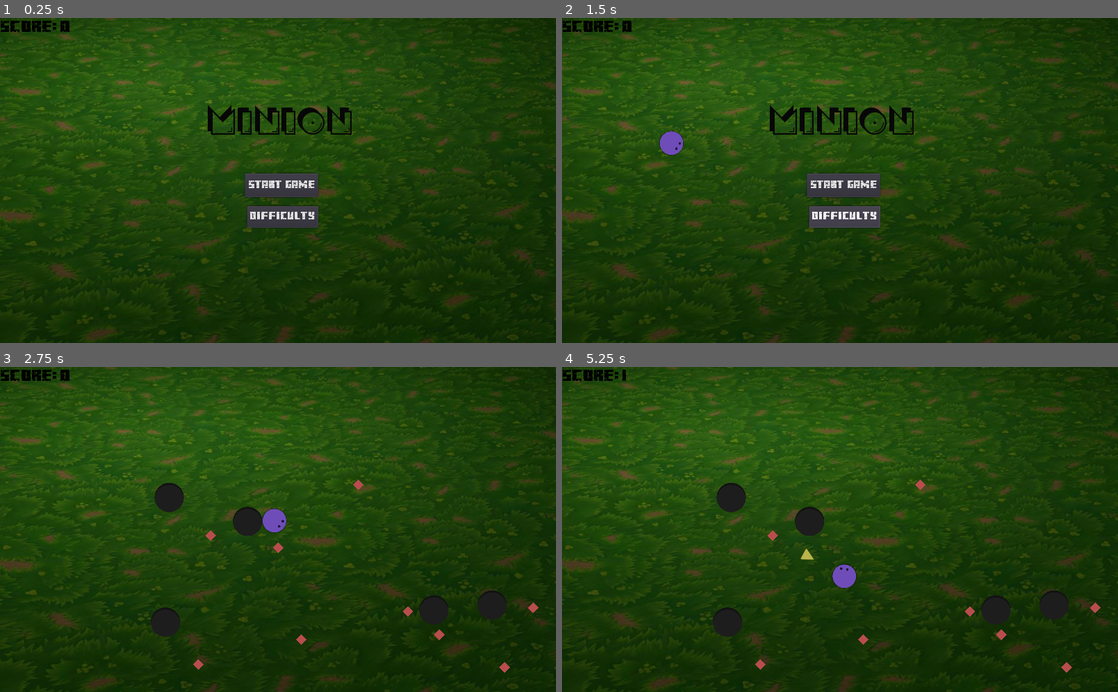
Above: before the commit, frames 1-4 (two rows, left to right).
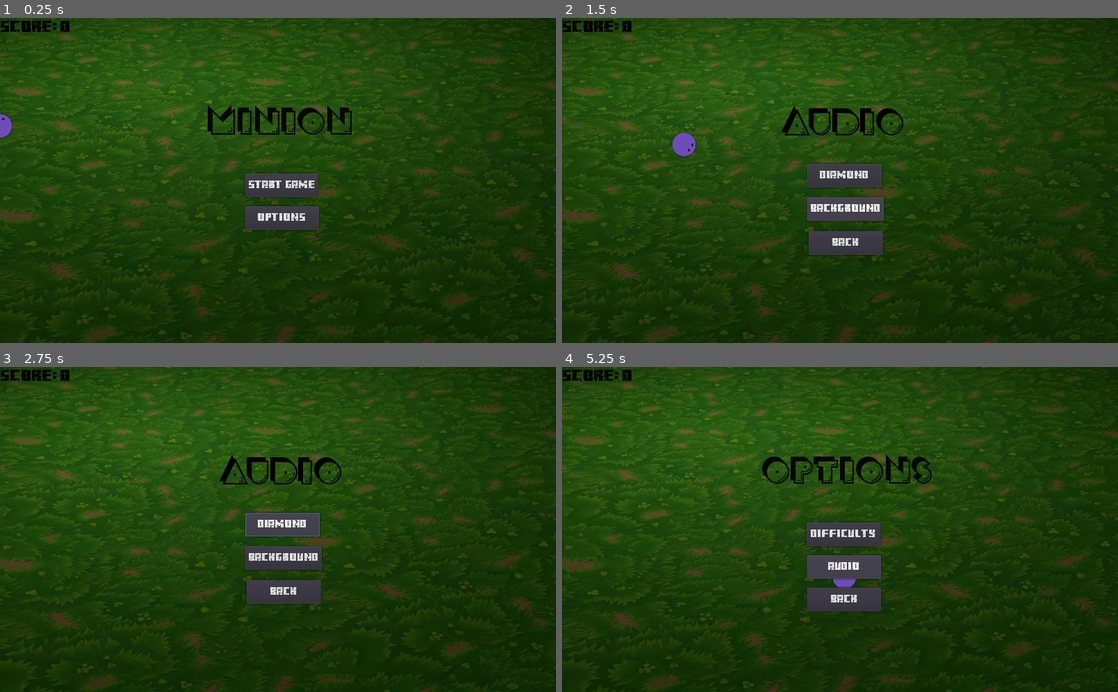
Above: after the commit, the same moments.

Repository: SGuille/minion1
Game: Godot game, scene res://Main.tscn
Same seed, same stepped clock (60 frames per second), same inputs: the game is played once before the commit and once after it.
Inputs (mouse positions are in pixels of both pictures, inside the frame that each line leads up to):
- Up to frame 1 (0.25 s): no input
- Up to frame 2 (1.5 s): click (845, 216) at 0.5 s, where only the run before the commit has a clickable "Difficulty"; click (845, 219) at 1.25 s, where only the run after the commit has a clickable "Audio"
- Up to frame 3 (2.75 s): click (283, 526) at 2 s, where only the run after the commit has a clickable "Diamond"
- Up to frame 4 (5.25 s): click (845, 558) at 2.75 s, where only the run after the commit has a clickable "Background"; click (845, 591) at 3.5 s, where only the run after the commit has a clickable "Back"; click (845, 601) at 4.25 s, where only the run after the commit has a clickable "Back"; click (845, 568) at 5 s, where only the run after the commit has a clickable "Options"

The runs differ from the first frame. In frame 1, 0.5% of the frame differs, in the area x 0-58%, y 29-66%; in frame 2, 4.5%; in frame 3, 5.3%; in frame 4, 5.7%, in the area x 10-97%, y 0-95%.

Commit message:
minion1 terminado

Diff:
--- /dev/null
+++ b/AudioHUD.gd
@@ -0,0 +1,13 @@
+extends CanvasLayer
+
+func _hide():
+	$DiamondSoundBtn.visible = false
+	$BackgroundSoundBtn.visible = false
+	$AudioLabel.visible = false
+	$BackButtonAudio.visible = false
+
+func _show():
+	$DiamondSoundBtn.visible = true
+	$BackgroundSoundBtn.visible = true
+	$AudioLabel.visible = true
+	$BackButtonAudio.visible = true
--- a/Enemy.gd
+++ b/Enemy.gd
@@ -4,6 +4,7 @@
 signal hit
 export var speed = 50
 export var player_position : Vector2
+export(float) var friction = 0.9
 
 func _process(delta):
 	_follow_the_player()
@@ -15,7 +16,11 @@
 	var direction = player_position - position
 	var normalized_direction = direction.normalized()
 	var velocity = normalized_direction * speed
+	#velocity *= friction
+	#if velocity.length() < 1:
+	#	velocity = Vector2.ZERO
 	move_and_slide(velocity)
+	#move_and_slide(velocity, Vector2.ZERO, false, 4, PI/4, false)
 	for i in get_slide_count():
 		var collision = get_slide_collision(i)
 		if (collision.collider.name == "Player"):
--- a/GameOverHUD.gd
+++ b/GameOverHUD.gd
@@ -5,8 +5,8 @@
 
 func _hide():
 	$GameOver.visible = false
-	$NewGame.visible = false
+	$Menu.visible = false
 
 func _show():
 	$GameOver.visible = true
-	$NewGame.visible = true
+	$Menu.visible = true
--- a/Main.gd
+++ b/Main.gd
@@ -4,35 +4,42 @@
 export (PackedScene) var Hole
 export (PackedScene) var Diamond
 
+var score = 0
+var diamond_shown = 0
+var max_enemies = 30
+var max_diamond = 15
+var holes = []
+var diamond_list = []
+var holes_position = []
 var active_enemies = []
-var max_enemies = 30
-var holes = []
-var holes_position = []
-var score = 0
-var max_diamond = 10
-var diamond_shown = 0
-var diamond_list = []
 
-func _process(delta):
+func _process(_delta):
+	_follow_player()
+
+func _follow_player():
 	for enemy in active_enemies:
 		if (enemy != null):
 			enemy.player_position = $Player.position
 
-func _on_NewGame_pressed():
+func _on_StartGame_pressed():
+	max_diamond = 15
+	diamond_shown = 0
+	score = 0
+	$Score.text = str(score)
 	$WelcomeHUD._hide()
-	score = 0
-	max_diamond = 10
-	diamond_shown = 0
 	$DiamondTimer.start()
+	$Enemies.start()
+	if (!$BackgroundSound.playing && $WelcomeHUD/OptionsHUD.backgroundSound):
+		$BackgroundSound.play()
+	_show_player()
+	_spawn_diamonds()
+	_show_holes()
+
+func _on_Menu_pressed():
 	$GameOverHUD._hide()
-	$Enemies.start()
 	$GamerOverSound.stop()
-	if (!$BackgroundSound.playing):
-		$BackgroundSound.play()
-	$Score.text = str(score)
-	_show_player()
-	_spawn_diamond()
-	_show_holes()
+	$WelcomeHUD._show()
+	$Score.text = str(0)
 
 func _show_enemy():
 	randomize()
@@ -41,7 +48,7 @@
 	enemy.position = holes_position[position]
 	enemy.connect("hit", self, "_on_Player_hit")
 	enemy.connect("die", self, "_on_enemy_dead")
-	enemy.speed = enemy.speed * $WelcomeHUD.dificulty
+	enemy.speed = enemy.speed * $WelcomeHUD/OptionsHUD.dificulty
 	add_child(enemy)
 	active_enemies.append(enemy)
 
@@ -57,31 +64,27 @@
 	$GamerOverSound.play()
 	$BackgroundSound.stop()
 	$GameOverHUD._show()
-	_clean_holes_and_triangles()
+	_clean_all_elements()
 
-func _clean_holes_and_triangles():
-	for item in active_enemies:
-		item.hide()
-		item.set_deferred("disabled", true)
-		item.queue_free()
+func _clean_all_elements():
+	var array = [holes, active_enemies, diamond_list]
+	for elements in array: _clean_elements(elements)
+	holes = []
+	diamond_list = []
 	active_enemies = []
-	for item in holes:
-		item.hide()
-		item.set_deferred("disabled", true)
-		item.queue_free()
-	holes = []
-	for item in diamond_list:
-		item.hide()
-		item.set_deferred("disabled", true)
-		item.queue_free()
-	diamond_list = []
 	holes_position = []
 	$Player.hide()
 	$DiamondTimer.stop()
 	$Enemies.stop()
 
+func _clean_elements(elements):
+	for element in elements:
+			element.hide()
+			element.set_deferred("disabled", true)
+			element.queue_free()
+
 func _show_holes():
-	for i in range(0,5):
+	for _i in range(5):
 		var screen_size = get_viewport().get_visible_rect().size
 		var hole = Hole.instance()
 		randomize()
@@ -93,26 +96,24 @@
 		add_child(hole)
 		holes.append(hole)
 
-func _spawn_diamond():
-	for i in range(0, max_diamond):
-		_instatiate_diamond()
+func _spawn_diamonds():
+	for _i in range(max_diamond):
+		_spawn_diamond()
 
 func _on_enemy_dead(body):
 	active_enemies.erase(body)
 
-
 func _on_Diamond_timeout():
 	var diamond_left = max_diamond - diamond_shown
-	for i in range(0, diamond_left):
-		_instatiate_diamond()
+	for _i in range(diamond_left):
+		_spawn_diamond()
 
-func _instatiate_diamond():
+func _spawn_diamond():
 	var screen_size = get_viewport().get_visible_rect().size
 	var diamond = Diamond.instance()
 	diamond.connect("body_entered", self, "_on_diamond_eaten")
 	randomize()
 	var x = rand_range(0,screen_size.x)
-	randomize()
 	var y = rand_range(0,screen_size.y)
 	diamond.position.x = x
 	diamond.position.y = y
@@ -122,7 +123,7 @@
 
 func _on_diamond_eaten(body):
 	if body.name == "Player":
-		$DiamondSound.play()
+		if $WelcomeHUD/OptionsHUD.diamondSound: $DiamondSound.play()
 		diamond_shown -= 1
 		score += 1
 		$Score.text = str(score)
--- a/Main.tscn
+++ b/Main.tscn
@@ -11,6 +11,8 @@
 [ext_resource path="res://assets/background/texture2.jpg" type="Texture" id=9]
 [ext_resource path="res://DifficultyHUD.gd" type="Script" id=10]
 [ext_resource path="res://WelcomeHUD.gd" type="Script" id=11]
+[ext_resource path="res://OptionsHUD.gd" type="Script" id=12]
+[ext_resource path="res://AudioHUD.gd" type="Script" id=13]
 [ext_resource path="res://GameOverHUD.gd" type="Script" id=14]
 [ext_resource path="res://fonts/crackman/crackman.ttf" type="DynamicFontData" id=15]
 [ext_resource path="res://fonts/minecraft-evenings/Minecraft Evenings.otf" type="DynamicFontData" id=16]
@@ -36,7 +38,7 @@
 font_data = ExtResource( 16 )
 
 [sub_resource type="DynamicFont" id=6]
-size = 50
+size = 70
 outline_color = Color( 0.968627, 0.980392, 0.980392, 1 )
 font_data = ExtResource( 15 )
 
@@ -85,14 +87,14 @@
 "_edit_use_anchors_": false
 }
 
-[node name="NewGame" type="Button" parent="GameOverHUD"]
-visible = false
-margin_left = 451.0
-margin_top = 350.0
-margin_right = 575.0
-margin_bottom = 395.0
+[node name="Menu" type="Button" parent="GameOverHUD"]
+visible = false
+margin_left = 494.45
+margin_top = 343.353
+margin_right = 574.45
+margin_bottom = 387.353
 custom_fonts/font = SubResource( 2 )
-text = "New Game"
+text = "Menu"
 __meta__ = {
 "_edit_use_anchors_": false
 }
@@ -123,26 +125,78 @@
 "_edit_use_anchors_": false
 }
 
-[node name="DifficultyButton" type="Button" parent="WelcomeHUD"]
-margin_left = 455.0
+[node name="OptionsButton" type="Button" parent="WelcomeHUD"]
+margin_left = 451.031
 margin_top = 347.0
-margin_right = 585.0
-margin_bottom = 387.0
+margin_right = 588.031
+margin_bottom = 391.0
+custom_fonts/font = SubResource( 5 )
+text = "Options"
+__meta__ = {
+"_edit_use_anchors_": false
+}
+
+[node name="OptionsHUD" type="CanvasLayer" parent="WelcomeHUD"]
+script = ExtResource( 12 )
+
+[node name="OptionName" type="Label" parent="WelcomeHUD/OptionsHUD"]
+visible = false
+modulate = Color( 0.0313726, 0.0313726, 0.0313726, 1 )
+margin_left = 366.507
+margin_top = 150.0
+margin_right = 679.507
+margin_bottom = 235.0
+custom_fonts/font = SubResource( 3 )
+text = "Options"
+__meta__ = {
+"_edit_use_anchors_": false
+}
+
+[node name="DifficultyButton" type="Button" parent="WelcomeHUD/OptionsHUD"]
+visible = false
+margin_left = 450.238
+margin_top = 286.679
+margin_right = 587.238
+margin_bottom = 330.679
 custom_fonts/font = SubResource( 5 )
 text = "Difficulty"
 __meta__ = {
 "_edit_use_anchors_": false
 }
 
-[node name="DifficultyHUD" type="CanvasLayer" parent="WelcomeHUD"]
+[node name="AudioButton" type="Button" parent="WelcomeHUD/OptionsHUD"]
+visible = false
+margin_left = 451.031
+margin_top = 347.0
+margin_right = 588.031
+margin_bottom = 391.0
+custom_fonts/font = SubResource( 5 )
+text = "Audio"
+__meta__ = {
+"_edit_use_anchors_": false
+}
+
+[node name="BackButton" type="Button" parent="WelcomeHUD/OptionsHUD"]
+visible = false
+margin_left = 451.031
+margin_top = 407.321
+margin_right = 588.031
+margin_bottom = 451.321
+custom_fonts/font = SubResource( 5 )
+text = "Back"
+__meta__ = {
+"_edit_use_anchors_": false
+}
+
+[node name="DifficultyHUD" type="CanvasLayer" parent="WelcomeHUD/OptionsHUD"]
 script = ExtResource( 10 )
 
-[node name="DifficultyLabel" type="Label" parent="WelcomeHUD/DifficultyHUD"]
-visible = false
-margin_left = 380.0
-margin_top = 170.0
-margin_right = 683.0
-margin_bottom = 231.0
+[node name="DifficultyLabel" type="Label" parent="WelcomeHUD/OptionsHUD/DifficultyHUD"]
+visible = false
+margin_left = 312.535
+margin_top = 149.364
+margin_right = 728.535
+margin_bottom = 234.364
 custom_fonts/font = SubResource( 6 )
 custom_colors/font_color = Color( 0, 0, 0, 1 )
 text = "Difficulty"
@@ -150,12 +204,12 @@
 "_edit_use_anchors_": false
 }
 
-[node name="Easy" type="Button" parent="WelcomeHUD/DifficultyHUD"]
-visible = false
-margin_left = 486.0
-margin_top = 266.0
-margin_right = 540.0
-margin_bottom = 300.0
+[node name="Easy" type="Button" parent="WelcomeHUD/OptionsHUD/DifficultyHUD"]
+visible = false
+margin_left = 451.871
+margin_top = 269.175
+margin_right = 588.871
+margin_bottom = 313.175
 custom_fonts/font = SubResource( 7 )
 custom_colors/font_color = Color( 0.952941, 0.913725, 0.0588235, 1 )
 text = "Easy"
@@ -163,12 +217,12 @@
 "_edit_use_anchors_": false
 }
 
-[node name="Normal" type="Button" parent="WelcomeHUD/DifficultyHUD"]
-visible = false
-margin_left = 474.48
-margin_top = 315.0
-margin_right = 556.48
-margin_bottom = 349.0
+[node name="Normal" type="Button" parent="WelcomeHUD/OptionsHUD/DifficultyHUD"]
+visible = false
+margin_left = 451.463
+margin_top = 330.874
+margin_right = 588.463
+margin_bottom = 374.874
 custom_fonts/font = SubResource( 8 )
 custom_colors/font_color = Color( 0.168627, 0.698039, 0.278431, 1 )
 text = "Normal"
@@ -176,15 +230,67 @@
 "_edit_use_anchors_": false
 }
 
-[node name="Hard" type="Button" parent="WelcomeHUD/DifficultyHUD"]
-visible = false
-margin_left = 486.0
-margin_top = 363.014
-margin_right = 544.0
-margin_bottom = 397.014
+[node name="Hard" type="Button" parent="WelcomeHUD/OptionsHUD/DifficultyHUD"]
+visible = false
+margin_left = 451.077
+margin_top = 393.175
+margin_right = 588.077
+margin_bottom = 437.175
 custom_fonts/font = SubResource( 9 )
 custom_colors/font_color = Color( 0.65098, 0.12549, 0.12549, 1 )
 text = "Hard"
+__meta__ = {
+"_edit_use_anchors_": false
+}
+
+[node name="AudioHUD" type="CanvasLayer" parent="WelcomeHUD/OptionsHUD"]
+script = ExtResource( 13 )
+
+[node name="AudioLabel" type="Label" parent="WelcomeHUD/OptionsHUD/AudioHUD"]
+visible = false
+margin_left = 405.0
+margin_top = 151.0
+margin_right = 634.0
+margin_bottom = 236.0
+custom_fonts/font = SubResource( 6 )
+custom_colors/font_color = Color( 0, 0, 0, 1 )
+text = "Audio"
+__meta__ = {
+"_edit_use_anchors_": false
+}
+
+[node name="DiamondSoundBtn" type="Button" parent="WelcomeHUD/OptionsHUD/AudioHUD"]
+visible = false
+margin_left = 451.871
+margin_top = 269.175
+margin_right = 588.871
+margin_bottom = 313.175
+custom_fonts/font = SubResource( 7 )
+text = "Diamond"
+__meta__ = {
+"_edit_use_anchors_": false
+}
+
+[node name="BackgroundSoundBtn" type="Button" parent="WelcomeHUD/OptionsHUD/AudioHUD"]
+visible = false
+margin_left = 451.463
+margin_top = 330.874
+margin_right = 593.463
+margin_bottom = 374.874
+custom_fonts/font = SubResource( 8 )
+text = "Background"
+__meta__ = {
+"_edit_use_anchors_": false
+}
+
+[node name="BackButtonAudio" type="Button" parent="WelcomeHUD/OptionsHUD/AudioHUD"]
+visible = false
+margin_left = 454.206
+margin_top = 393.035
+margin_right = 591.206
+margin_bottom = 437.035
+custom_fonts/font = SubResource( 5 )
+text = "Back"
 __meta__ = {
 "_edit_use_anchors_": false
 }
@@ -238,12 +344,18 @@
 
 [node name="GamerOverSound" type="AudioStreamPlayer2D" parent="."]
 stream = ExtResource( 8 )
-[connection signal="pressed" from="GameOverHUD/NewGame" to="." method="_on_NewGame_pressed"]
-[connection signal="pressed" from="WelcomeHUD/StartGame" to="." method="_on_NewGame_pressed"]
-[connection signal="pressed" from="WelcomeHUD/DifficultyButton" to="WelcomeHUD" method="_on_DifficultyButton_pressed"]
-[connection signal="pressed" from="WelcomeHUD/DifficultyHUD/Easy" to="WelcomeHUD" method="_on_Easy_pressed"]
-[connection signal="pressed" from="WelcomeHUD/DifficultyHUD/Normal" to="WelcomeHUD" method="_on_Normal_pressed"]
-[connection signal="pressed" from="WelcomeHUD/DifficultyHUD/Hard" to="WelcomeHUD" method="_on_Hard_pressed"]
+[connection signal="pressed" from="GameOverHUD/Menu" to="." method="_on_Menu_pressed"]
+[connection signal="pressed" from="WelcomeHUD/StartGame" to="." method="_on_StartGame_pressed"]
+[connection signal="pressed" from="WelcomeHUD/OptionsButton" to="WelcomeHUD" method="_on_OptionsButton_pressed"]
+[connection signal="pressed" from="WelcomeHUD/OptionsHUD/DifficultyButton" to="WelcomeHUD/OptionsHUD" method="_on_DifficultyButton_pressed"]
+[connection signal="pressed" from="WelcomeHUD/OptionsHUD/AudioButton" to="WelcomeHUD/OptionsHUD" method="_on_AudioButton_pressed"]
+[connection signal="pressed" from="WelcomeHUD/OptionsHUD/BackButton" to="WelcomeHUD" method="_on_BackButton_pressed"]
+[connection signal="pressed" from="WelcomeHUD/OptionsHUD/DifficultyHUD/Easy" to="WelcomeHUD/OptionsHUD" method="_on_Easy_pressed"]
+[connection signal="pressed" from="WelcomeHUD/OptionsHUD/DifficultyHUD/Normal" to="WelcomeHUD/OptionsHUD" method="_on_Normal_pressed"]
+[connection signal="pressed" from="WelcomeHUD/OptionsHUD/DifficultyHUD/Hard" to="WelcomeHUD/OptionsHUD" method="_on_Hard_pressed"]
+[connection signal="pressed" from="WelcomeHUD/OptionsHUD/AudioHUD/DiamondSoundBtn" to="WelcomeHUD/OptionsHUD" method="_on_DiamondSoundBtn_pressed"]
+[connection signal="pressed" from="WelcomeHUD/OptionsHUD/AudioHUD/BackgroundSoundBtn" to="WelcomeHUD/OptionsHUD" method="_on_BackgroundSoundBtn_pressed"]
+[connection signal="pressed" from="WelcomeHUD/OptionsHUD/AudioHUD/BackButtonAudio" to="WelcomeHUD/OptionsHUD" method="_on_BackButtonAudio_pressed"]
 [connection signal="hit" from="Player" to="." method="_on_Player_hit"]
 [connection signal="timeout" from="DiamondTimer" to="." method="_on_Diamond_timeout"]
 [connection signal="timeout" from="Enemies" to="." method="_on_Enemies_timeout"]
--- /dev/null
+++ b/OptionsHUD.gd
@@ -0,0 +1,71 @@
+extends CanvasLayer
+enum {EASY = 1, NORMAL = 2, HARD = 3}
+export var dificulty = NORMAL
+export var backgroundSound = true
+export var diamondSound = true
+
+func _ready():
+	$DifficultyHUD._hide()
+	_show()
+
+func _on_Easy_pressed():
+	dificulty = EASY
+	$DifficultyHUD._hide()
+	_show()
+
+func _on_Normal_pressed():
+	dificulty = NORMAL
+	$DifficultyHUD._hide()
+	_show()
+
+func _on_Hard_pressed():
+	dificulty = HARD
+	$DifficultyHUD._hide()
+	_show()
+
+func _show():
+	$OptionName.visible = true
+	$BackButton.visible = true
+	$AudioButton.visible = true
+	$DifficultyButton.visible = true
+
+func _hide():
+	$OptionName.visible = false
+	$BackButton.visible = false
+	$AudioButton.visible = false
+	$DifficultyButton.visible = false
+
+func _on_DifficultyButton_pressed():
+	_hide()
+	$DifficultyHUD._show()
+
+func _on_AudioButton_pressed():
+	_hide()
+	$AudioHUD._show()
+
+func _on_BackButtonAudio_pressed():
+	$AudioHUD._hide()
+	_show()
+
+func _on_DiamondSoundBtn_pressed():
+	var theme = Theme.new()
+	if diamondSound:
+		diamondSound = false
+		theme.set_color("font_color", "Button", Color.red)
+	else:
+		diamondSound = true
+		theme.set_color("font_color", "Button", Color.green)
+	$AudioHUD/DiamondSoundBtn.theme = theme
+
+func _on_BackgroundSoundBtn_pressed():
+	var theme = Theme.new()
+	var bgs = get_tree().get_root().get_node("Main/BackgroundSound")
+	if (bgs.playing):
+		bgs.stop()
+		backgroundSound = false
+		theme.set_color("font_color", "Button", Color.red)
+	else:
+		bgs.play()
+		backgroundSound = true
+		theme.set_color("font_color", "Button", Color.green)
+	$AudioHUD/BackgroundSoundBtn.theme = theme
--- a/Player.gd
+++ b/Player.gd
@@ -7,10 +7,12 @@
 export var stop_distance = 21
 enum {NORMAL, DASH}
 export var state = NORMAL
+var direction
+var screen_size
 
 func _process(delta):
 	_verify_state()
-	_move()
+	_move_by_state()
 
 func _verify_state():
 	if Input.is_action_pressed("dash") && state != DASH:
@@ -24,7 +26,7 @@
 	rotation_degrees += 35
 	#rotate(0.5)
 
-func _move():
+func _move_by_state():
 	match state:
 		NORMAL:
 			speed = normal_speed
@@ -32,17 +34,25 @@
 			_move_to_mouse()
 		DASH:
 			speed = dash_speed
-			_move_to_mouse()
+			_move()
 
 func _move_to_mouse():
 	if position.distance_to(get_global_mouse_position()) > stop_distance:
-		var direction = get_global_mouse_position() - position
-		var normalized_direction = direction.normalized()
-		var velocity = normalized_direction * speed
-		move_and_slide(velocity)
+		direction = get_global_mouse_position() - position
+		_move()
+
+func _move():
+	var normalized_direction = direction.normalized()
+	var velocity = normalized_direction * speed
+	move_and_slide(velocity)
+	position.x = clamp(position.x, 0, screen_size.x)
+	position.y = clamp(position.y, 0, screen_size.y)
 
 func start(pos):
 	position = pos
 
 func _on_Dash_timeout():
 	state = NORMAL
+
+func _ready():
+	screen_size = get_viewport_rect().size
--- a/WelcomeHUD.gd
+++ b/WelcomeHUD.gd
@@ -1,37 +1,23 @@
 extends CanvasLayer
-enum {EASY = 1, NORMAL = 2, HARD = 3}
-export var dificulty = EASY
 
 func _ready():
-	$DifficultyHUD._hide()
-	_show()
-
-func _on_Easy_pressed():
-	dificulty = EASY
-	$DifficultyHUD._hide()
-	_show()
-
-func _on_Normal_pressed():
-	dificulty = NORMAL
-	$DifficultyHUD._hide()
-	_show()
-
-
-func _on_Hard_pressed():
-	dificulty = HARD
-	$DifficultyHUD._hide()
+	$OptionsHUD._hide()
 	_show()
 
 func _show():
 	$GameName.visible = true
 	$StartGame.visible = true
-	$DifficultyButton.visible = true
+	$OptionsButton.visible = true
 
 func _hide():
 	$GameName.visible = false
 	$StartGame.visible = false
-	$DifficultyButton.visible = false
+	$OptionsButton.visible = false
 
-func _on_DifficultyButton_pressed():
+func _on_OptionsButton_pressed():
 	_hide()
-	$DifficultyHUD._show()
+	$OptionsHUD._show()
+
+func _on_BackButton_pressed():
+	$OptionsHUD._hide()
+	_show()
Not shown: 1 places in Main.tscn that only renumber resources
